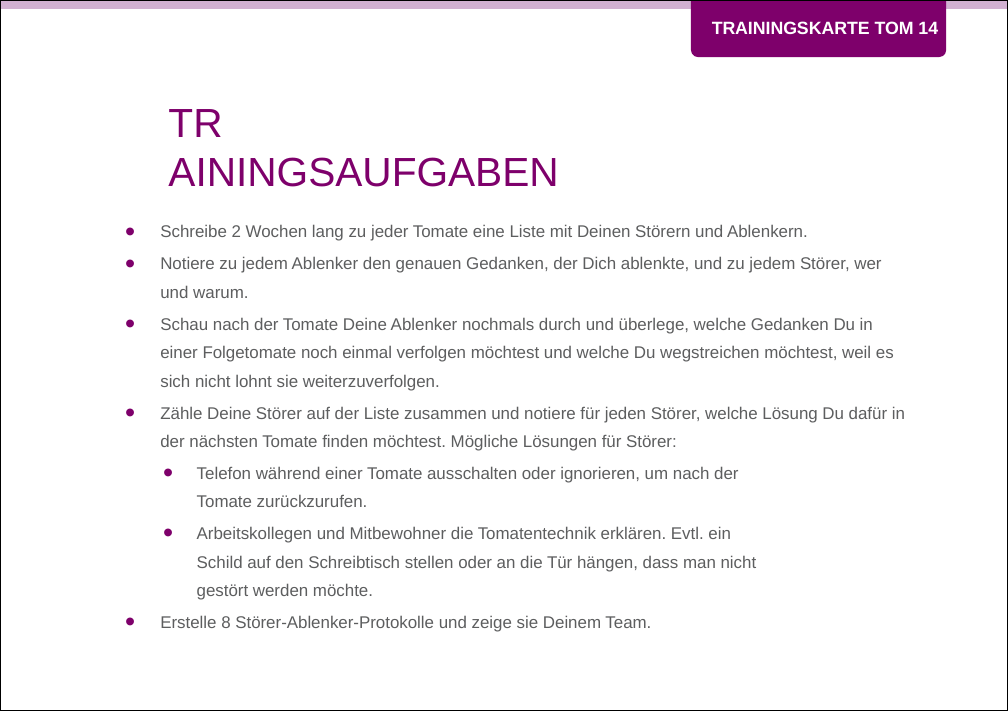
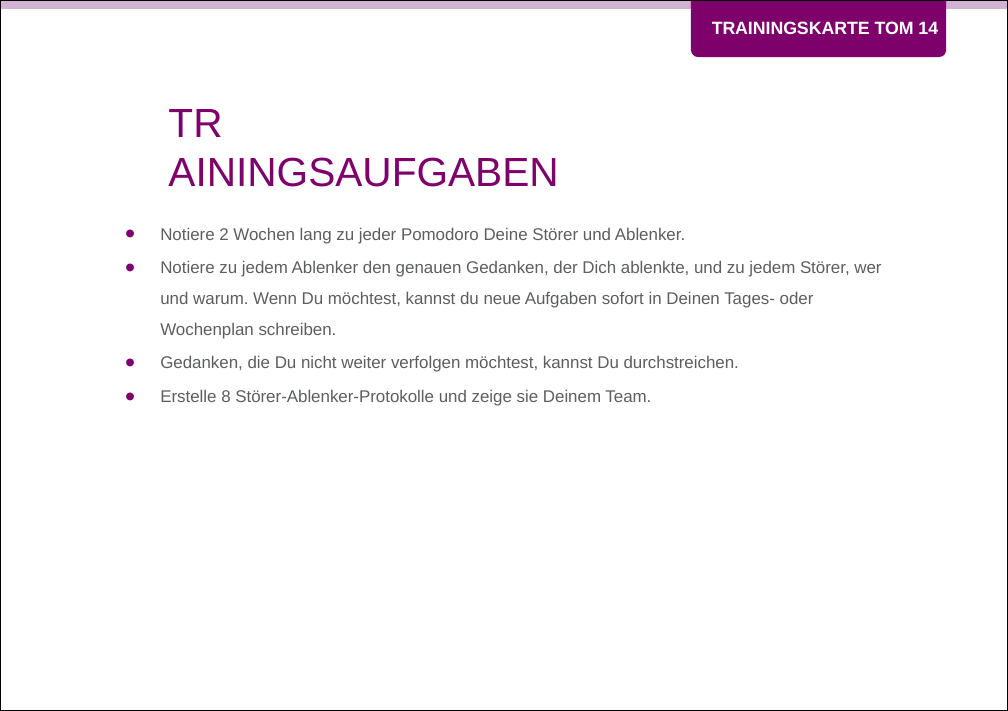
Before and after one commit to Teamtool/training-materials, a slide deck: slide 2 of training-cards/music moves/Tomatoes (TOM)/ger/apprentice/ger_TOM_14_Ich_bin_in_einer_Tomate_MM_A.pptx. Drawn at 1008x711 pixels with LibreOffice and Linux fonts; fonts in the diff are those of the drawing; background and template pictures are left out. Boxes give left, top, right and bottom in pixels: in the first picture for what was removed or moved away, otherwise in the second. Text is boxed around its words. In the diff, an @@ line names an element or a change of style, - is before the commit and + after.

Commit message:
TOM 14 Ich bin in einer Tomate
Für Promotion überarbeitet

```diff
--- a/training-cards/music moves/Tomatoes (TOM)/ger/apprentice/ger_TOM_14_Ich_bin_in_einer_Tomate_MM_A.pptx
+++ b/training-cards/music moves/Tomatoes (TOM)/ger/apprentice/ger_TOM_14_Ich_bin_in_einer_Tomate_MM_A.pptx
@@ text at bbox=[160, 227, 881, 372]: text changed @@
-• Schreibe 2 Wochen lang zu jeder Tomate eine Liste mit Deinen Störern und Ablenkern.
-• Notiere zu jedem Ablenker den genauen Gedanken, der Dich ablenkte, und zu jedem Störer, wer und warum.
-• Schau nach der Tomate Deine Ablenker nochmals durch und überlege, welche Gedanken Du in einer Folgetomate noch einmal verfolgen möchtest und welche Du wegstreichen möchtest, weil es sich nicht lohnt sie weiterzuverfolgen.
-• Zähle Deine Störer auf der Liste zusammen und notiere für jeden Störer, welche Lösung Du dafür in der nächsten Tomate finden möchtest. Mögliche Lösungen für Störer:
-  • Telefon während einer Tomate ausschalten oder ignorieren, um nach der
-    Tomate zurückzurufen.
-  • Arbeitskollegen und Mitbewohner die Tomatentechnik erklären. Evtl. ein
-    Schild auf den Schreibtisch stellen oder an die Tür hängen, dass man nicht
-    gestört werden möchte.
+• Notiere 2 Wochen lang zu jeder Pomodoro Deine Störer und Ablenker.
+• Notiere zu jedem Ablenker den genauen Gedanken, der Dich ablenkte, und zu jedem Störer, wer und warum. Wenn Du möchtest, kannst du neue Aufgaben sofort in Deinen Tages- oder Wochenplan schreiben.
+• Gedanken, die Du nicht weiter verfolgen möchtest, kannst Du durchstreichen.
@@ text at bbox=[160, 389, 651, 406]: line spacing 1.4 to 1.5 @@
```
Also in this commit, not shown: 1 other slide changed, 1 other file.
